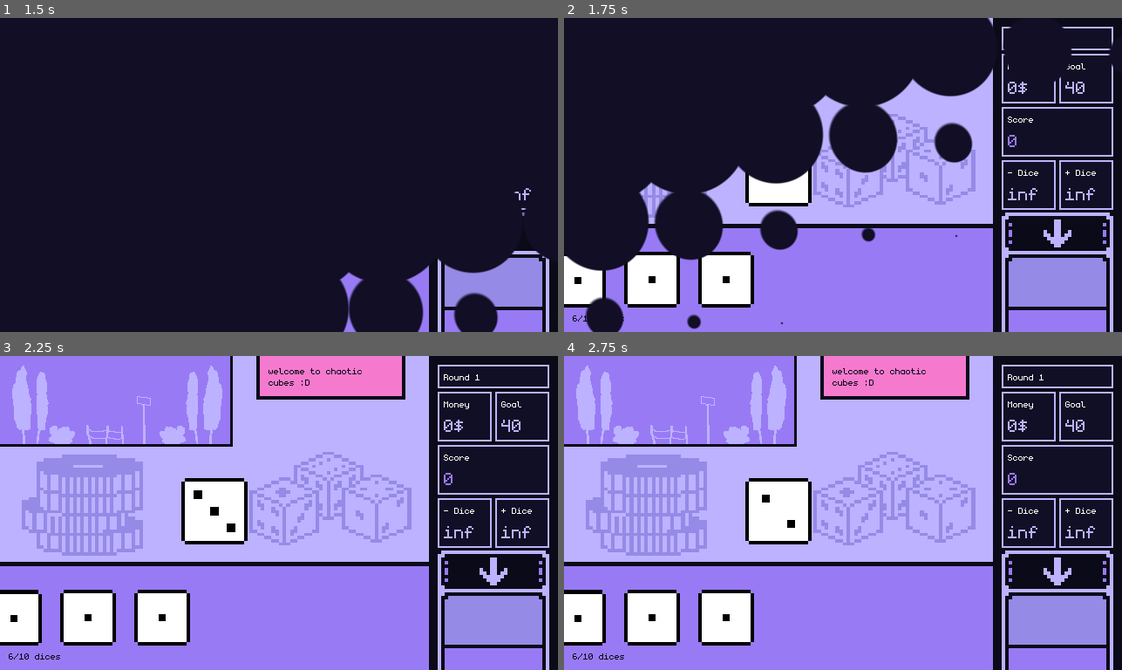
Above: before the commit, frames 1-4 (two rows, left to right).
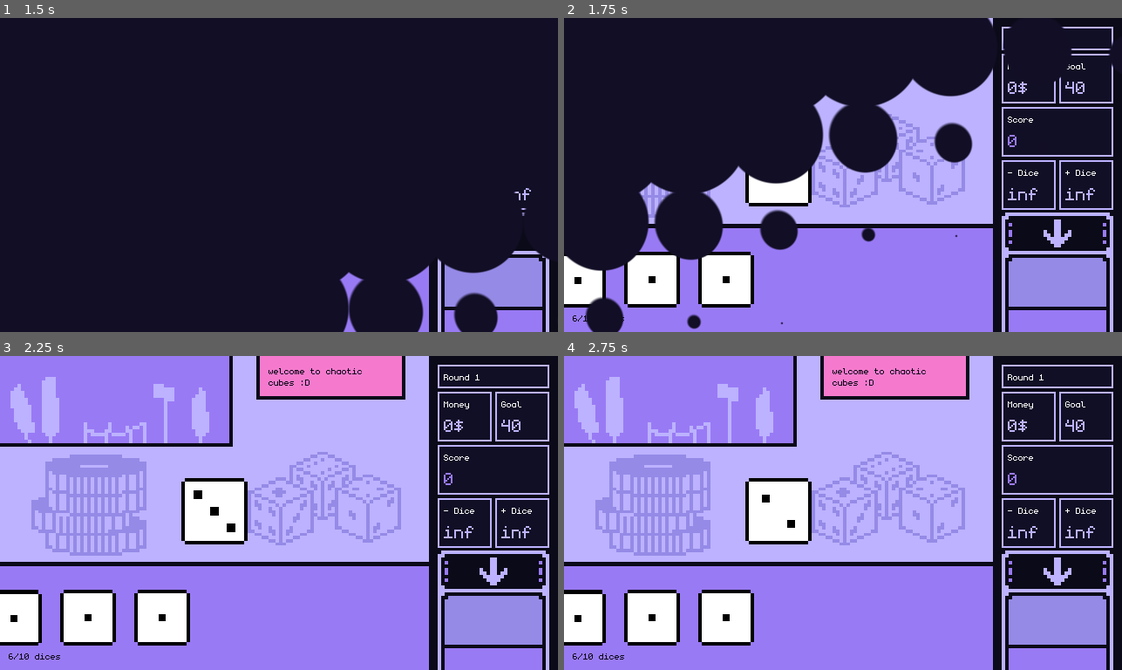
Above: after the commit, the same moments.

Repository: espcaa/chaotic-cubes
Game: Godot game, scene res://scenes/main_menu.tscn
Two runs of this game, one before a commit and one after it. Both use one fixed random seed, a clock stepped at 60 frames per second and the inputs below. Sound files missing from this copy of the repository are replaced by a short silence.
Inputs:
- Up to frame 1 (1.5 s): tap Enter (play) at 0.5, 1.35 s; hold D (right) 0.53-1.28 s; tap Tab (draw) at 0.6 s; hold A (left) from 1.28 s (still down)
- Up to frame 2 (1.75 s): keep holding A (left)
- Up to frame 3 (2.25 s): release A (left) at 2.03 s; hold D (right) from 2.03 s (still down); tap Down (remove_dice) at 2.1 s
- Up to frame 4 (2.75 s): keep holding D (right)

Frame 1 is identical in both runs. In frame 2, 2.1% of the frame differs, in the area x 15-74%, y 30-63%; in frame 3, 7.8%, in the area x 0-74%, y 0-64%; in frame 4, 7.8%.

Commit message:
added better background art

Diff:
--- a/scenes/game_ui.tscn
+++ b/scenes/game_ui.tscn
@@ -265,7 +265,7 @@
 
 [node name="drawing" parent="HBoxContainer/VBoxContainer/game_container" instance=ExtResource("2_o3bws")]
 position = Vector2(244, 153)
-scale = Vector2(1.054, 0.929)
+scale = Vector2(1, 0.929)
 
 [node name="separartor" parent="HBoxContainer/VBoxContainer" instance=ExtResource("1_yubou")]
 layout_mode = 2
@@ -753,3 +753,4 @@
 
 [node name="BackgroundRect" parent="." instance=ExtResource("11_5kh4o")]
 layout_mode = 0
+scale = Vector2(4, 2.6)
Binary file changed: assets/background.png
Binary file changed: assets/source/background.aseprite
